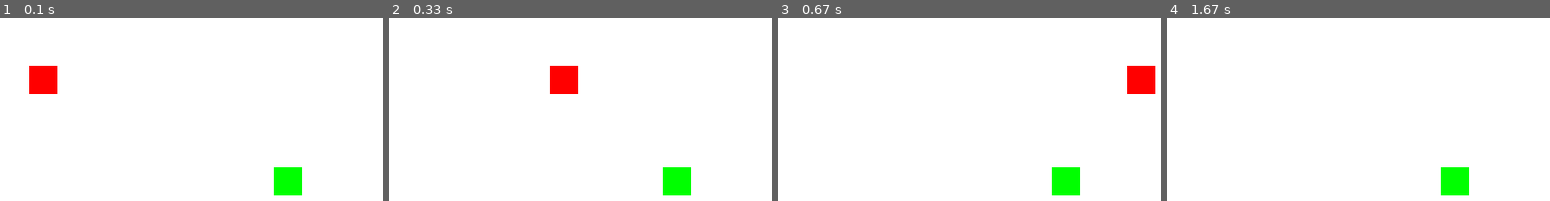
Above: before the commit, frames 1-4 (left to right).
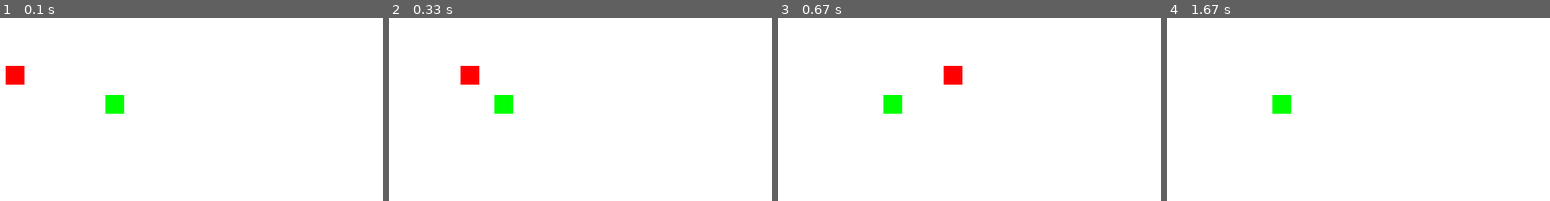
Above: after the commit, the same moments.

Repository: Shaswat125/Snake_pygame
Game: pygame game, started from Snake_game.py
Two runs of this game, one before a commit and one after it. Both use one fixed random seed, a clock stepped at 60 frames per second and the inputs below.
Inputs:
- Up to frame 1 (0.1 s): no input
- Up to frame 2 (0.33 s): no input
- Up to frame 3 (0.67 s): hold Right from 0.33 s (still down)
- Up to frame 4 (1.67 s): release Right at 0.8 s; hold Up 0.83-1.3 s

The runs differ from the first frame. In frame 1, 3.3% of the frame differs, in the area x 1-79%, y 26-97%; in frame 2, 3.3%; in frame 3, 3.3%; in frame 4, 1.6%.

Commit message:
Changing Food Locations Randomly after Eating

Diff:
--- a/Snake_game.py
+++ b/Snake_game.py
@@ -12,15 +12,16 @@
 game_over=False
 x=60##initial position of snake
 y=60
-sn_size=30
+sn_size=20
 clock=pygame.time.Clock()#it handles the clock of game
 fps=60
-speed_x=10
+in_velocity=5
+speed_x=5
 speed_y=0##we give speed or velocity to our snake
 
-##lets make food for our snake
-food_x=random.randint(0,width)
-food_y=random.randint(0,height)
+##lets make food for our snake random function returns random variable between a nad b
+food_x=random.randint(10,width/2)
+food_y=random.randint(10,height/2)
 score=0##for making score go up
 
 ##Colors
@@ -40,19 +41,19 @@
 
         if event.type==pygame.KEYDOWN:
             if event.key==pygame.K_RIGHT:
-                speed_x=10
+                speed_x=in_velocity
                 speed_y=0
 
             if event.key==pygame.K_LEFT:
-                speed_x=-10
+                speed_x=-in_velocity
                 speed_y=0
 
             if event.key==pygame.K_UP:
-                speed_y=-10
+                speed_y=-in_velocity
                 speed_x=0
 
             if event.key==pygame.K_DOWN:
-                speed_y=10
+                speed_y=in_velocity
                 speed_x=0
 
     #changing speed
@@ -71,11 +72,13 @@
     ##Making head of snake
     pygame.draw.rect(gameWindow, red, [x,y,sn_size,sn_size])
 
-    ##making food
+    ##making food and eating it
     pygame.draw.rect(gameWindow, green, [food_x,food_y,sn_size,sn_size])
-    if abs(x-food_x)<6 and abs(y-food_y)<6:
-        score+=1
+    if abs(x-food_x)<15 and abs(y-food_y)<15:
+        score+=10
         print("Score:", score)
+        food_x=random.randint(10,width/1.5)
+        food_y=random.randint(10,height/2)
     ##how many frames in one sec
     clock.tick(fps)
         #after every change update
